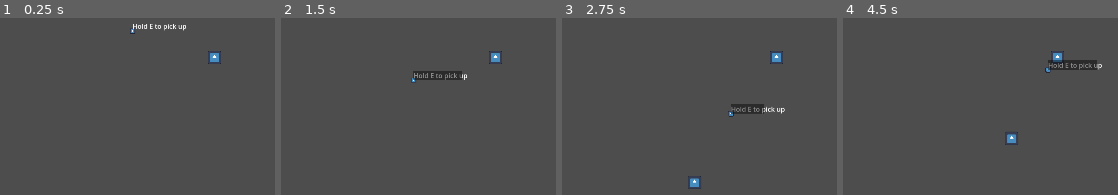
Above: before the commit, frames 1-4 (left to right).
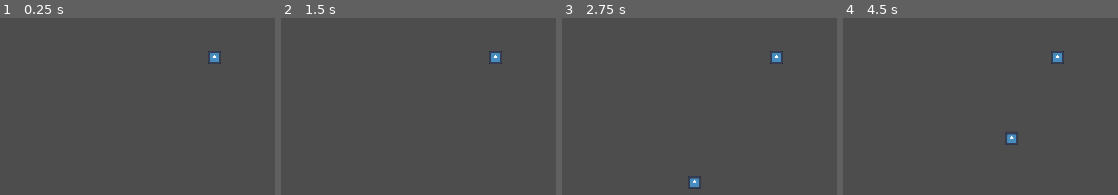
Above: after the commit, the same moments.

Repository: SIN-Studios/Greed
Game: Godot game, scene res://Scenes/Levels/test_level.tscn
The game is run twice, just before and just after one commit, with the same random seed, the same clock (stepped at 60 frames per second) and the same inputs. The engine's default icon, where the game draws it, is replaced by a stand-in: a white triangle on a blue panel in a dark square.
Inputs (mouse positions are in pixels of both pictures, inside the frame that each line leads up to):
- Up to frame 1 (0.25 s): no input
- Up to frame 2 (1.5 s): tap Enter at 0.5 s; move the mouse to (454, 147) at 0.52 s; hold E (interact) 0.53-1.28 s; hold W (move_forward) from 0.53 s (still down); click (454, 147) at 0.8 s; tap Space at 1.25 s; move the mouse to (outside the picture) at 1.27 s; click (outside the picture) at 1.35 s
- Up to frame 3 (2.75 s): tap E (interact) at 1.55 s; move the mouse to (outside the picture) at 2.02 s; release W (move_forward) at 2.03 s; hold A (move_left) from 2.03 s (still down); hold E (interact) from 2.03 s (still down); click (outside the picture) at 2.3 s
- Up to frame 4 (4.5 s): move the mouse to (1098, 56) at 2.77 s; release E (interact) at 2.78 s; click (1098, 56) at 2.85 s; tap E (interact) at 3.05 s; move the mouse to (outside the picture) at 3.52 s; release A (move_left) at 3.53 s; hold S (move_backward) 3.53-4.28 s; hold E (interact) 3.53-4.28 s; click (outside the picture) at 3.8 s; move the mouse to (outside the picture) at 4.27 s; hold D (move_right) from 4.28 s (still down); click (outside the picture) at 4.35 s

The runs differ from the first frame. In frame 1, 0.3% of the frame differs, in the area x 47-68%, y 3-10%; in frame 2, 0.9%; in frame 3, 0.7%; in frame 4, 0.9%, in the area x 73-95%, y 23-32%.

Commit message:
ite pickup working well

Diff:
--- a/Project/Scenes/Levels/test_level.tscn
+++ b/Project/Scenes/Levels/test_level.tscn
@@ -1,7 +1,6 @@
 [gd_scene format=3 uid="uid://bfgyopghckhci"]
 
 [ext_resource type="PackedScene" uid="uid://xu8pjhossg40" path="res://Scenes/Player/player.tscn" id="1_2ytpj"]
-[ext_resource type="PackedScene" uid="uid://cdg0mgghwb7fy" path="res://Scenes/Spawnable/item.tscn" id="3_2ytpj"]
 [ext_resource type="PackedScene" uid="uid://chsr0uagyvvty" path="res://Scenes/Technical/enemy_spawner.tscn" id="3_npfmg"]
 
 [node name="test_level" type="Node2D" unique_id=428871611]
@@ -10,6 +9,3 @@
 position = Vector2(379, -134)
 
 [node name="enemy_spawner" parent="." unique_id=1522186512 instance=ExtResource("3_npfmg")]
-
-[node name="item" parent="." unique_id=1286413482 instance=ExtResource("3_2ytpj")]
-position = Vector2(182, -198)
--- a/Project/Scenes/Player/player.tscn
+++ b/Project/Scenes/Player/player.tscn
@@ -2,11 +2,16 @@
 
 [ext_resource type="Script" uid="uid://dgmjab1xew0o5" path="res://Scripts/Attached/player.gd" id="1_a3d8c"]
 [ext_resource type="Texture2D" uid="uid://bxvua0gasaqjd" path="res://Assets/Sprites/icon.svg" id="1_uvnfx"]
-[ext_resource type="Script" uid="uid://bc7bimikjafko" path="res://Scripts/Attached/hand.gd" id="3_mtuoh"]
+[ext_resource type="Script" uid="uid://cgxggq05fdq0m" path="res://Scripts/Attached/hands.gd" id="3_dd0ac"]
+[ext_resource type="Script" uid="uid://bc7bimikjafko" path="res://Scripts/Attached/weapon_hand.gd" id="3_mtuoh"]
 [ext_resource type="PackedScene" uid="uid://c5ijv18l3wkwf" path="res://Scenes/Player/knife.tscn" id="3_xpcdj"]
+[ext_resource type="Script" uid="uid://bi2r3igu52m8r" path="res://Scripts/Attached/item_hand.gd" id="5_htcer"]
 
 [sub_resource type="RectangleShape2D" id="RectangleShape2D_a3d8c"]
 size = Vector2(32, 32)
+
+[sub_resource type="CircleShape2D" id="CircleShape2D_htcer"]
+radius = 200.0
 
 [node name="player" type="CharacterBody2D" unique_id=1334899193 groups=["player"]]
 collision_layer = 4
@@ -22,12 +27,28 @@
 
 [node name="Camera2D" type="Camera2D" parent="." unique_id=785665219]
 
-[node name="hand" type="Node2D" parent="." unique_id=778059746]
+[node name="hands" type="Node2D" parent="." unique_id=347339087]
+script = ExtResource("3_dd0ac")
+
+[node name="weapon_hand" type="Node2D" parent="hands" unique_id=236381872]
+position = Vector2(16, 0)
 script = ExtResource("3_mtuoh")
 
-[node name="knife" parent="hand" unique_id=331775305 instance=ExtResource("3_xpcdj")]
-position = Vector2(16, 0)
+[node name="knife" parent="hands/weapon_hand" unique_id=331775305 instance=ExtResource("3_xpcdj")]
 
-[connection signal="body_entered" from="hand/knife/Area2D" to="hand" method="_on_area_2d_body_entered"]
+[node name="item_hand" type="Node2D" parent="hands" unique_id=1934283680]
+position = Vector2(-16, 0)
+script = ExtResource("5_htcer")
 
-[editable path="hand/knife"]
+[node name="interaction_range" type="Area2D" parent="hands" unique_id=1532541765]
+collision_layer = 4
+collision_mask = 16
+
+[node name="CollisionShape2D" type="CollisionShape2D" parent="hands/interaction_range" unique_id=1449726462]
+shape = SubResource("CircleShape2D_htcer")
+
+[connection signal="body_entered" from="hands/weapon_hand/knife/Area2D" to="hands/weapon_hand" method="_on_area_2d_body_entered"]
+[connection signal="area_shape_entered" from="hands/interaction_range" to="hands" method="_on_interaction_range_area_shape_entered"]
+[connection signal="area_shape_exited" from="hands/interaction_range" to="hands" method="_on_interaction_range_area_shape_exited"]
+
+[editable path="hands/weapon_hand/knife"]
--- a/Project/Scenes/Spawnable/enemy.tscn
+++ b/Project/Scenes/Spawnable/enemy.tscn
@@ -16,8 +16,6 @@
 collision_mask = 13
 motion_mode = 1
 slide_on_ceiling = false
-platform_floor_layers = 4294967041
-platform_wall_layers = 1
 safe_margin = 1.0
 script = ExtResource("1_eqn1u")
 
--- a/Project/Scenes/Spawnable/item.tscn
+++ b/Project/Scenes/Spawnable/item.tscn
@@ -3,23 +3,15 @@
 [ext_resource type="Texture2D" uid="uid://bxvua0gasaqjd" path="res://Assets/Sprites/icon.svg" id="1_5etqo"]
 [ext_resource type="Script" uid="uid://cuk8g8o5tm540" path="res://Scripts/Attached/item.gd" id="1_rira6"]
 
-[sub_resource type="CircleShape2D" id="CircleShape2D_5etqo"]
-radius = 200.0
+[sub_resource type="CircleShape2D" id="CircleShape2D_rira6"]
 
-[node name="item" type="Node2D" unique_id=1286413482]
+[node name="item" type="Node2D" unique_id=1286413482 groups=["items"]]
 script = ExtResource("1_rira6")
 
 [node name="Sprite2D" type="Sprite2D" parent="." unique_id=464780554]
 rotation = -1.5707964
 scale = Vector2(0.1, 0.1)
 texture = ExtResource("1_5etqo")
-
-[node name="interaction_range" type="Area2D" parent="." unique_id=734438668]
-collision_layer = 16
-collision_mask = 4
-
-[node name="CollisionShape2D" type="CollisionShape2D" parent="interaction_range" unique_id=1581641770]
-shape = SubResource("CircleShape2D_5etqo")
 
 [node name="Timer" type="Timer" parent="." unique_id=1607761040]
 wait_time = 300.0
@@ -46,8 +38,13 @@
 scale = Vector2(1e-05, 1)
 color = Color(0, 0, 0, 0.43529412)
 
-[connection signal="body_entered" from="interaction_range" to="." method="_on_interaction_range_body_entered"]
-[connection signal="body_exited" from="interaction_range" to="." method="_on_interaction_range_body_exited"]
+[node name="Area2D" type="Area2D" parent="." unique_id=1650933974 groups=["items"]]
+collision_layer = 16
+collision_mask = 0
+
+[node name="CollisionShape2D" type="CollisionShape2D" parent="Area2D" unique_id=1258650344]
+shape = SubResource("CircleShape2D_rira6")
+
 [connection signal="timeout" from="Timer" to="." method="_on_timer_timeout"]
 [connection signal="screen_entered" from="VisibleOnScreenNotifier2D" to="." method="_on_visible_on_screen_notifier_2d_screen_entered"]
 [connection signal="screen_exited" from="VisibleOnScreenNotifier2D" to="." method="_on_visible_on_screen_notifier_2d_screen_exited"]
--- a/Project/Scripts/Attached/Enemies/enemy.gd
+++ b/Project/Scripts/Attached/Enemies/enemy.gd
@@ -18,16 +18,17 @@
 	SignalManager.enemy_take_damage.connect(take_damage)
 
 func _physics_process(_delta: float) -> void:
-	if following_player:
-		direction = global_position.direction_to(player.global_position)
-		velocity = direction * speed * speed_multuplier
-		if speed_multuplier != 1:
-			speed_multuplier += 1
-		else:
-			set_collision_mask_value(4, true)
+	move_and_slide()
+	if not following_player:
+		velocity = Vector2.ZERO
+		return
+
+	direction = global_position.direction_to(player.global_position)
+	velocity = direction * speed * speed_multuplier
+	if speed_multuplier != 1:
+		speed_multuplier += 1
 	else:
-		velocity = Vector2(0,0)
-	move_and_slide()
+		set_collision_mask_value(4, true)
 
 
 func _on_area_2d_body_entered(body: Node2D) -> void:
--- /dev/null
+++ b/Project/Scripts/Attached/hands.gd
@@ -0,0 +1,41 @@
+extends Node2D
+
+var items_are_in_range: bool = false
+var previous_item: Node2D = null
+
+
+func _process(_delta: float) -> void:
+	look_at(get_global_mouse_position())
+	if Input.is_action_just_pressed("left_click"):
+		pass
+	if items_are_in_range:
+		test_for_pickup()
+
+func _on_interaction_range_area_shape_entered(_area_rid: RID, area: Area2D, _area_shape_index: int, _local_shape_index: int) -> void:
+	if is_instance_valid(area) and area.is_in_group("items"):
+		items_are_in_range = true
+
+func _on_interaction_range_area_shape_exited(_area_rid: RID, area: Area2D, _area_shape_index: int, _local_shape_index: int) -> void:
+	if is_instance_valid(area) and area.is_in_group("items") and $interaction_range.get_overlapping_areas().is_empty():
+		items_are_in_range = false
+
+
+func test_for_pickup():
+	var overlapping_items = $interaction_range.get_overlapping_areas()
+	var closest_item: Node2D = null
+	var smallest_distance: float = INF
+
+	for item in overlapping_items:
+		var distance: float = global_position.distance_squared_to(item.global_position)
+		if distance < smallest_distance:
+			smallest_distance = distance
+			closest_item = item
+
+	if not is_instance_valid(closest_item):
+		return
+	if not is_instance_valid(closest_item.owner):
+		return
+
+
+	if closest_item.owner.has_method("item_in_range"):
+		closest_item.owner.item_in_range()
--- a/Project/Scripts/Attached/item.gd
+++ b/Project/Scripts/Attached/item.gd
@@ -5,6 +5,9 @@
 var acceleration: float
 var player_in_range: bool = false
 var pickup: int = 0
+var label_visible: bool = false
+var can_interact: bool = false
+
 
 func _ready() -> void:
 	player = get_tree().get_first_node_in_group("player")
@@ -18,22 +21,6 @@
 	if body == player:
 		player_in_range = false
 
-func _process(_delta: float) -> void:
-	if player_in_range:
-		$Label.visible = true
-		if Input.is_action_pressed("interact"):
-			pickup += 1
-			$Label/ColorRect.scale.x = float(pickup) / 50.0
-			if pickup == 50:
-				SignalManager.player_picks_up_item.emit()
-				queue_free()
-				pickup = 0
-		else:
-			pickup = 0
-	else:
-		$Label.visible = false
-		pickup = 0
-
 
 func _on_timer_timeout() -> void:
 	queue_free()
@@ -43,3 +30,32 @@
 
 func _on_visible_on_screen_notifier_2d_screen_entered() -> void:
 	$Timer.stop()
+
+
+func _process(_delta: float) -> void:
+	if not label_visible:
+		$Label.visible = false
+	else:
+		label_visible = false
+
+func item_in_range():
+	label_visible = true
+	$Label.visible = true
+	if Input.is_action_just_pressed("interact"):
+		can_interact = true
+	if Input.is_action_just_released("interact"):
+		can_interact = false
+
+	if Input.is_action_pressed("interact") and can_interact:
+		pickup_item()
+	else:
+		pickup = 0
+		$Label/ColorRect.scale.x = 0
+
+func pickup_item():
+	pickup += 1
+	$Label/ColorRect.scale.x = float(pickup) / 50.0
+	if pickup == 50:
+		SignalManager.player_picks_up_item.emit()
+		queue_free()
+		pickup = 0
--- /dev/null
+++ b/Project/Scripts/Attached/item_hand.gd
@@ -0,0 +1 @@
+extends Node2D
--- a/Project/Scripts/Attached/hand.gd
+++ b/Project/Scripts/Attached/weapon_hand.gd
@@ -7,7 +7,6 @@
 	weapon.disabled = true
 
 func _process(_delta: float) -> void:
-	look_at(get_global_mouse_position())
 	if Input.is_action_just_pressed("left_click"):
 		weapon.set_deferred("disabled", false)
 	elif weapon.disabled == false:
--- a/Project/Scripts/Detatched/signal_manager.gd
+++ b/Project/Scripts/Detatched/signal_manager.gd
@@ -4,3 +4,4 @@
 signal enemy_take_damage
 signal player_knife_attack
 signal player_picks_up_item
+signal player_use_weapon
--- a/Project/project.godot
+++ b/Project/project.godot
@@ -29,6 +29,7 @@
 
 player=""
 enemy=""
+items=""
 
 [input]
 
Not shown, added: Project/Scripts/Attached/hands.gd.uid
Not shown, added: Project/Scripts/Attached/item_hand.gd.uid
Renamed: Project/Scripts/Attached/hand.gd.uid -> Project/Scripts/Attached/weapon_hand.gd.uid
